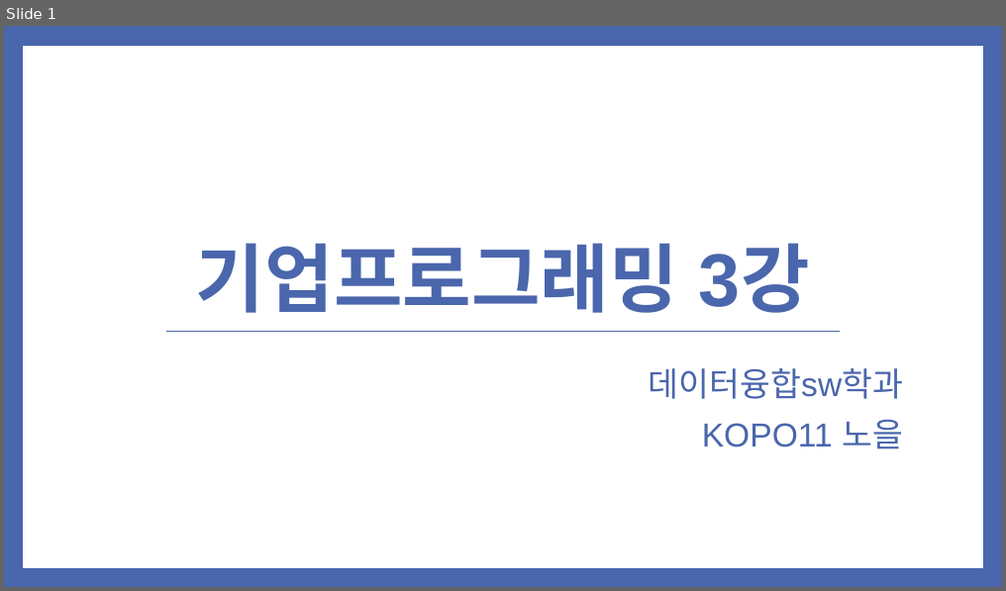
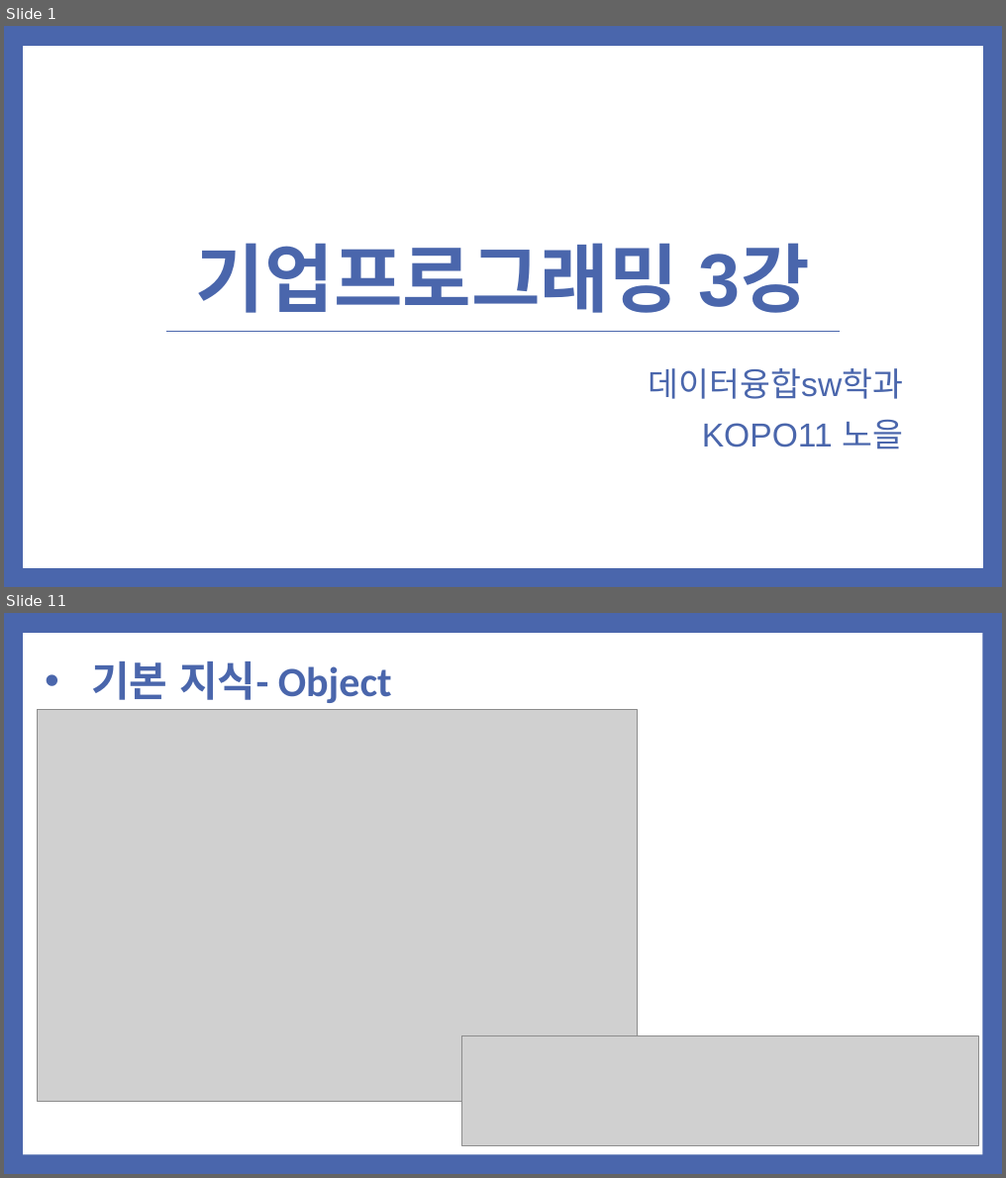
Before and after one commit to noheul1030/KOPO-HTML, a slide deck: 과제PPT/기업업무 3강.pptx. Shown one above the other, each under a label of ours: slide 1 before the commit, slides 1 and 11 after it; the slides between them are not shown. The pictures are 1006x591 and 1006x1178 pixels, drawn with LibreOffice and Linux fonts; fonts in the diff are those of the drawing; grey boxes stand for pictures. Boxes give left, top, right and bottom in pixels: in the first picture for what was removed or moved away, otherwise in the second. Text is boxed around its words. In the diff, an @@ line names an element or a change of style, - is before the commit and + after.

```diff
--- a/과제PPT/기업업무 3강.pptx
+++ b/과제PPT/기업업무 3강.pptx
@@ slide 11 added at (4, 613, 1002, 1174), background #4A66AC @@
@@ rectangle added at (23, 633, 982, 1155), fill #FFFFFF @@
@@ text added at (91, 662, 392, 703), 40 pt, text #4A66AC, bold @@
+• 기본 지식- Object
@@ picture added at (38, 710, 638, 1102) @@
@@ picture added at (462, 1037, 979, 1147) @@
```
Also in this commit, not shown: 1 slide changed, 26 other slides added, 25 slides removed.
